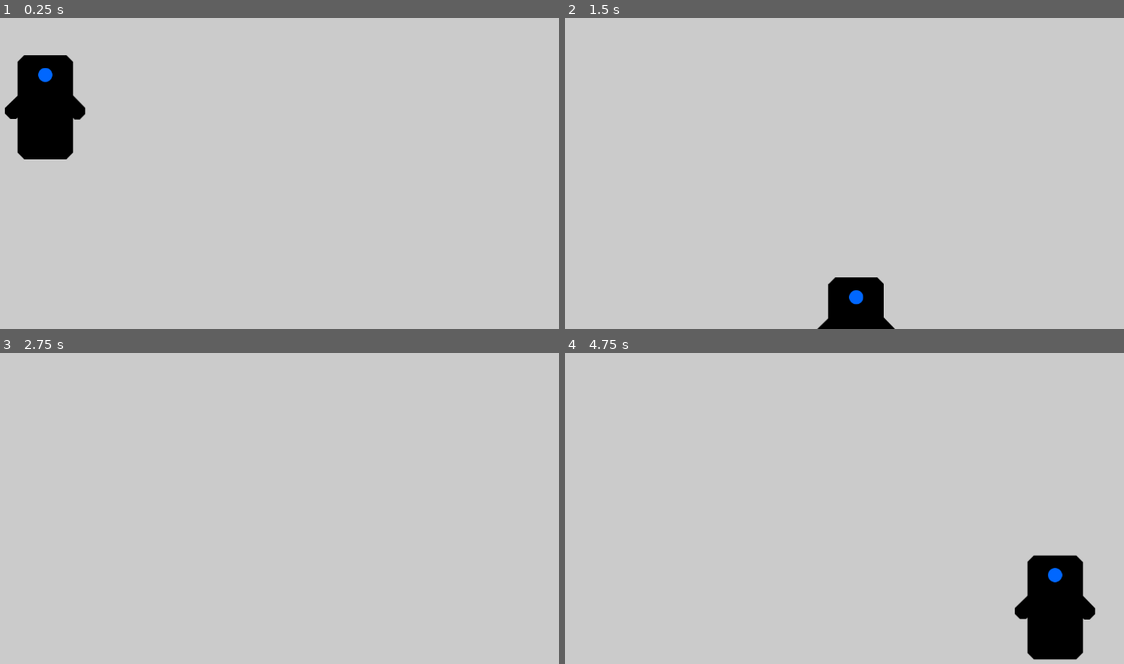
Above: before the commit, frames 1-4 (two rows, left to right).
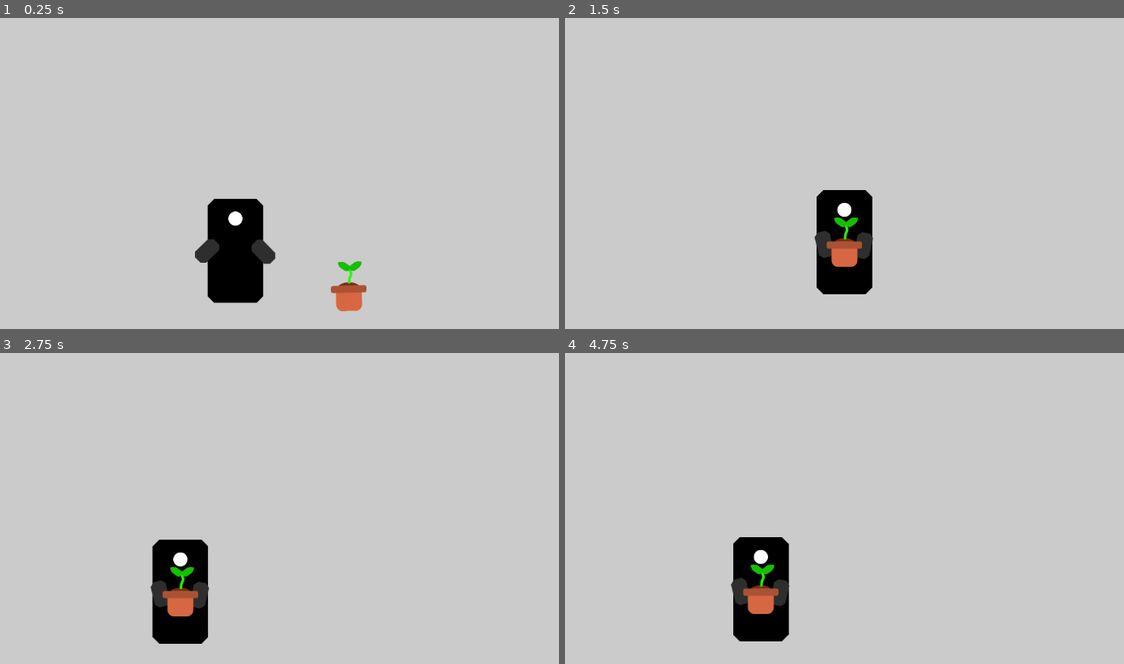
Above: after the commit, the same moments.

Repository: Cowa/A-drop-of-light
Game: Godot game, scene res://levels/LevelTest.tscn
The game is run twice, just before and just after one commit, with the same random seed, the same clock (stepped at 60 frames per second) and the same inputs.
Inputs:
- Up to frame 1 (0.25 s): no input
- Up to frame 2 (1.5 s): hold Right (ui_right) from 0.53 s (still down); tap Space (ui_select) at 0.6, 0.77, 1.07, 1.35 s
- Up to frame 3 (2.75 s): tap Space (ui_select) at 1.52, 1.82, 2.1 s; release Right (ui_right) at 2.03 s; hold Left (ui_left) from 2.03 s (still down)
- Up to frame 4 (4.75 s): release Left (ui_left) at 2.78 s; hold Right (ui_right) 2.78-4.28 s; tap Space (ui_select) at 2.85, 3.02, 3.32, 3.6, 3.77, 4.07, 4.35, 4.52 s; hold Left (ui_left) from 4.28 s (still down)

The runs differ from the first frame. In frame 1, 7.7% of the frame differs, in the area x 0-66%, y 11-95%; in frame 2, 4.2%; in frame 3, 3.3%; in frame 4, 6.9%.

Commit message:
Picking up Plant

Diff:
--- a/levels/LevelTest.tscn
+++ b/levels/LevelTest.tscn
@@ -1,6 +1,7 @@
-[gd_scene load_steps=2 format=2]
+[gd_scene load_steps=3 format=2]
 
 [ext_resource path="res://player/Player.tscn" type="PackedScene" id=1]
+[ext_resource path="res://plant/Plant.tscn" type="PackedScene" id=2]
 
 [node name="LevelTest" type="Node2D"]
 
@@ -13,6 +14,7 @@
 polygon = PoolVector2Array( -131, 221, -135, 363, 546, 367, 1784, 365, 1780, 195, 1524, 155, 1181, 150, 433, 265 )
 
 [node name="Player" parent="." instance=ExtResource( 1 )]
-run_speed = 500
-jump_speed = -800
-gravity = 2000
+position = Vector2( 340, 844 )
+
+[node name="Plant" parent="." instance=ExtResource( 2 )]
+position = Vector2( 565, 926 )
--- /dev/null
+++ b/plant/Plant.tscn
@@ -0,0 +1,33 @@
+[gd_scene load_steps=4 format=2]
+
+[ext_resource path="res://plant/plant.png" type="Texture" id=1]
+
+[sub_resource type="CapsuleShape2D" id=1]
+radius = 20.0
+height = 16.0
+
+[sub_resource type="RectangleShape2D" id=2]
+extents = Vector2( 29, 46 )
+
+[node name="Plant" type="RigidBody2D"]
+position = Vector2( 681, 407 )
+collision_layer = 4
+collision_mask = 2
+mass = 20.0
+
+[node name="Sprite" type="Sprite" parent="."]
+texture = ExtResource( 1 )
+
+[node name="PhysicsCollision" type="CollisionShape2D" parent="."]
+visible = false
+position = Vector2( 0, 21 )
+shape = SubResource( 1 )
+
+[node name="PickupShape" type="Area2D" parent="."]
+visible = false
+collision_layer = 16
+collision_mask = 0
+
+[node name="Shape" type="CollisionShape2D" parent="PickupShape"]
+position = Vector2( 0, 2 )
+shape = SubResource( 2 )
--- a/player/Player.gd
+++ b/player/Player.gd
@@ -9,13 +9,16 @@
 
 var velocity = Vector2.ZERO
 var jumping = false
-
 var input_movement = false
 
+var plant_detected = false
+var plant_holding = false
 ###
 
+
 func _ready():
-	pass
+	if not plant_holding:
+		$Pickup/Plant.hide()
 
 
 func _input(event):
@@ -23,12 +26,11 @@
 
 	var right = Input.is_action_pressed('ui_right')
 	var left = Input.is_action_pressed('ui_left')
-	var jump = Input.is_action_just_pressed('ui_select')
+	var jump = Input.is_action_just_pressed('ui_up')
 
 	input_movement = right or left
 
 	if jump and is_on_floor():
-		print("ok")
 		jumping = true
 		velocity.y = jump_speed
 	if right and not is_on_wall():
@@ -36,6 +38,16 @@
 	if left and not is_on_wall():
 		velocity.x -= run_speed
 
+#	if left:
+#		$Camera.offset_h = -1
+#	elif right:
+#		$Camera.offset_h = 1
+
+	if Input.is_action_just_pressed("ui_select") and plant_detected:
+		plant_detected.queue_free()
+		plant_holding = true
+		$Pickup/Plant.show()
+		$AnimationPlayer.play("flower_picking")
 
 
 func _physics_process(delta):
@@ -49,3 +61,16 @@
 		velocity.x = 0
 
 	velocity = move_and_slide(velocity, Vector2.UP, true, 4, deg2rad(80))
+
+
+func _on_Detection_body_entered(body):
+	if body.name == "Plant":
+		$AnimationPlayer.play("flower_detected")
+		plant_detected = body
+
+
+func _on_Detection_body_exited(body):
+	if body.name == "Plant":
+		if not plant_holding:
+			$AnimationPlayer.play_backwards("flower_detected")
+		plant_detected = null
--- a/player/Player.tscn
+++ b/player/Player.tscn
@@ -1,21 +1,248 @@
-[gd_scene load_steps=6 format=2]
+[gd_scene load_steps=10 format=2]
 
 [ext_resource path="res://player/body_player.png" type="Texture" id=1]
 [ext_resource path="res://player/arm_player.png" type="Texture" id=2]
 [ext_resource path="res://player/eye_player.png" type="Texture" id=3]
 [ext_resource path="res://player/Player.gd" type="Script" id=4]
+[ext_resource path="res://plant/Plant.tscn" type="PackedScene" id=5]
 
 [sub_resource type="CapsuleShape2D" id=1]
 radius = 48.0
 height = 92.0
+
+[sub_resource type="RectangleShape2D" id=2]
+extents = Vector2( 51, 41 )
+
+[sub_resource type="Animation" id=3]
+resource_name = "flower_detected"
+length = 0.25
+step = 0.05
+tracks/0/type = "value"
+tracks/0/path = NodePath("Body:scale")
+tracks/0/interp = 1
+tracks/0/loop_wrap = true
+tracks/0/imported = false
+tracks/0/enabled = true
+tracks/0/keys = {
+"times": PoolRealArray( 0, 0.25 ),
+"transitions": PoolRealArray( 1, 1 ),
+"update": 0,
+"values": [ Vector2( 1, 1 ), Vector2( 0.95, 0.854 ) ]
+}
+tracks/1/type = "value"
+tracks/1/path = NodePath("Body:position")
+tracks/1/interp = 1
+tracks/1/loop_wrap = true
+tracks/1/imported = false
+tracks/1/enabled = true
+tracks/1/keys = {
+"times": PoolRealArray( 0, 0.25 ),
+"transitions": PoolRealArray( 1, 1 ),
+"update": 0,
+"values": [ Vector2( 0, 0 ), Vector2( 0, 15 ) ]
+}
+tracks/2/type = "value"
+tracks/2/path = NodePath("Eye:position")
+tracks/2/interp = 1
+tracks/2/loop_wrap = true
+tracks/2/imported = false
+tracks/2/enabled = true
+tracks/2/keys = {
+"times": PoolRealArray( 0, 0.25 ),
+"transitions": PoolRealArray( 1, 1 ),
+"update": 0,
+"values": [ Vector2( 0, -64 ), Vector2( 0, -40 ) ]
+}
+tracks/3/type = "value"
+tracks/3/path = NodePath("LeftArm:rotation_degrees")
+tracks/3/interp = 1
+tracks/3/loop_wrap = true
+tracks/3/imported = false
+tracks/3/enabled = true
+tracks/3/keys = {
+"times": PoolRealArray( 0, 0.25 ),
+"transitions": PoolRealArray( 1, 1 ),
+"update": 0,
+"values": [ 0.0, -69.0 ]
+}
+tracks/4/type = "value"
+tracks/4/path = NodePath("RightArm:rotation_degrees")
+tracks/4/interp = 1
+tracks/4/loop_wrap = true
+tracks/4/imported = false
+tracks/4/enabled = true
+tracks/4/keys = {
+"times": PoolRealArray( 0, 0.25 ),
+"transitions": PoolRealArray( 1, 1 ),
+"update": 0,
+"values": [ 90.0, 156.0 ]
+}
+tracks/5/type = "value"
+tracks/5/path = NodePath("Eye:scale")
+tracks/5/interp = 1
+tracks/5/loop_wrap = true
+tracks/5/imported = false
+tracks/5/enabled = true
+tracks/5/keys = {
+"times": PoolRealArray( 0, 0.25 ),
+"transitions": PoolRealArray( 1, 1 ),
+"update": 0,
+"values": [ Vector2( 1, 1 ), Vector2( 1, 0.5 ) ]
+}
+tracks/6/type = "value"
+tracks/6/path = NodePath("LeftArm:position")
+tracks/6/interp = 1
+tracks/6/loop_wrap = true
+tracks/6/imported = false
+tracks/6/enabled = true
+tracks/6/keys = {
+"times": PoolRealArray( 0, 0.25 ),
+"transitions": PoolRealArray( 1, 1 ),
+"update": 0,
+"values": [ Vector2( -44, -12 ), Vector2( -43, 12 ) ]
+}
+tracks/7/type = "value"
+tracks/7/path = NodePath("RightArm:position")
+tracks/7/interp = 1
+tracks/7/loop_wrap = true
+tracks/7/imported = false
+tracks/7/enabled = true
+tracks/7/keys = {
+"times": PoolRealArray( 0, 0.25 ),
+"transitions": PoolRealArray( 1, 1 ),
+"update": 0,
+"values": [ Vector2( 42, -12 ), Vector2( 43, 12 ) ]
+}
+tracks/8/type = "value"
+tracks/8/path = NodePath("Pickup/Plant:position")
+tracks/8/interp = 1
+tracks/8/loop_wrap = true
+tracks/8/imported = false
+tracks/8/enabled = true
+tracks/8/keys = {
+"times": PoolRealArray( 0, 0.25 ),
+"transitions": PoolRealArray( 1, 1 ),
+"update": 0,
+"values": [ Vector2( 0, 0 ), Vector2( 0, 51 ) ]
+}
+
+[sub_resource type="Animation" id=4]
+resource_name = "flower_picking"
+length = 0.25
+step = 0.05
+tracks/0/type = "value"
+tracks/0/path = NodePath("Body:scale")
+tracks/0/interp = 1
+tracks/0/loop_wrap = true
+tracks/0/imported = false
+tracks/0/enabled = true
+tracks/0/keys = {
+"times": PoolRealArray( 0, 0.25 ),
+"transitions": PoolRealArray( 1, 1 ),
+"update": 0,
+"values": [ Vector2( 0.95, 0.854 ), Vector2( 1, 1 ) ]
+}
+tracks/1/type = "value"
+tracks/1/path = NodePath("Body:position")
+tracks/1/interp = 1
+tracks/1/loop_wrap = true
+tracks/1/imported = false
+tracks/1/enabled = true
+tracks/1/keys = {
+"times": PoolRealArray( 0, 0.25 ),
+"transitions": PoolRealArray( 1, 1 ),
+"update": 0,
+"values": [ Vector2( 0, 15 ), Vector2( 0, 0 ) ]
+}
+tracks/2/type = "value"
+tracks/2/path = NodePath("Eye:position")
+tracks/2/interp = 1
+tracks/2/loop_wrap = true
+tracks/2/imported = false
+tracks/2/enabled = true
+tracks/2/keys = {
+"times": PoolRealArray( 0, 0.25 ),
+"transitions": PoolRealArray( 1, 1 ),
+"update": 0,
+"values": [ Vector2( 0, -40 ), Vector2( 0, -64 ) ]
+}
+tracks/3/type = "value"
+tracks/3/path = NodePath("LeftArm:rotation_degrees")
+tracks/3/interp = 1
+tracks/3/loop_wrap = true
+tracks/3/imported = false
+tracks/3/enabled = false
+tracks/3/keys = {
+"times": PoolRealArray( 0, 0.25 ),
+"transitions": PoolRealArray( 1, 1 ),
+"update": 0,
+"values": [ -69.0, 0.0 ]
+}
+tracks/4/type = "value"
+tracks/4/path = NodePath("RightArm:rotation_degrees")
+tracks/4/interp = 1
+tracks/4/loop_wrap = true
+tracks/4/imported = false
+tracks/4/enabled = false
+tracks/4/keys = {
+"times": PoolRealArray( 0, 0.25 ),
+"transitions": PoolRealArray( 1, 1 ),
+"update": 0,
+"values": [ 156.0, 90.0 ]
+}
+tracks/5/type = "value"
+tracks/5/path = NodePath("Eye:scale")
+tracks/5/interp = 1
+tracks/5/loop_wrap = true
+tracks/5/imported = false
+tracks/5/enabled = true
+tracks/5/keys = {
+"times": PoolRealArray( 0, 0.25 ),
+"transitions": PoolRealArray( 1, 1 ),
+"update": 0,
+"values": [ Vector2( 1, 0.5 ), Vector2( 1, 1 ) ]
+}
+tracks/6/type = "value"
+tracks/6/path = NodePath("LeftArm:position")
+tracks/6/interp = 1
+tracks/6/loop_wrap = true
+tracks/6/imported = false
+tracks/6/enabled = true
+tracks/6/keys = {
+"times": PoolRealArray( 0, 0.25 ),
+"transitions": PoolRealArray( 1, 1 ),
+"update": 0,
+"values": [ Vector2( -43, 12 ), Vector2( -44, -12 ) ]
+}
+tracks/7/type = "value"
+tracks/7/path = NodePath("RightArm:position")
+tracks/7/interp = 1
+tracks/7/loop_wrap = true
+tracks/7/imported = false
+tracks/7/enabled = true
+tracks/7/keys = {
+"times": PoolRealArray( 0, 0.25 ),
+"transitions": PoolRealArray( 1, 1 ),
+"update": 0,
+"values": [ Vector2( 43, 12 ), Vector2( 42, -12 ) ]
+}
+tracks/8/type = "value"
+tracks/8/path = NodePath("Pickup/Plant:position")
+tracks/8/interp = 1
+tracks/8/loop_wrap = true
+tracks/8/imported = false
+tracks/8/enabled = true
+tracks/8/keys = {
+"times": PoolRealArray( 0, 0.25 ),
+"transitions": PoolRealArray( 1, 1 ),
+"update": 0,
+"values": [ Vector2( 0, 51 ), Vector2( 0, 0 ) ]
+}
 
 [node name="Player" type="KinematicBody2D"]
 position = Vector2( 264, 214 )
 collision_mask = 2
 script = ExtResource( 4 )
-run_speed = null
-jump_speed = null
-gravity = null
 
 [node name="Body" type="Sprite" parent="."]
 texture = ExtResource( 1 )
@@ -25,17 +252,47 @@
 texture = ExtResource( 3 )
 
 [node name="LeftArm" type="Sprite" parent="."]
-position = Vector2( -56, 0 )
+position = Vector2( -44, -12 )
 texture = ExtResource( 2 )
+offset = Vector2( -12, 12 )
 
 [node name="RightArm" type="Sprite" parent="."]
-position = Vector2( 56, 0 )
+position = Vector2( 42, -12 )
 rotation = 1.5708
 texture = ExtResource( 2 )
+offset = Vector2( 14.0354, -13.3463 )
+
+[node name="Pickup" type="Node2D" parent="."]
+
+[node name="Plant" parent="Pickup" instance=ExtResource( 5 )]
+position = Vector2( 0, 0 )
+collision_layer = 0
+collision_mask = 0
+mode = 1
 
 [node name="Collision" type="CollisionShape2D" parent="."]
+visible = false
 position = Vector2( 0, 7 )
 shape = SubResource( 1 )
 __meta__ = {
 "_edit_lock_": true
 }
+
+[node name="Detection" type="Area2D" parent="."]
+visible = false
+collision_mask = 4
+
+[node name="Shape" type="CollisionShape2D" parent="Detection"]
+position = Vector2( 0, 57 )
+shape = SubResource( 2 )
+
+[node name="Camera" type="Camera2D" parent="."]
+offset = Vector2( 0, -200 )
+current = true
+smoothing_enabled = true
+
+[node name="AnimationPlayer" type="AnimationPlayer" parent="."]
+anims/flower_detected = SubResource( 3 )
+anims/flower_picking = SubResource( 4 )
+[connection signal="body_entered" from="Detection" to="." method="_on_Detection_body_entered"]
+[connection signal="body_exited" from="Detection" to="." method="_on_Detection_body_exited"]
--- a/project.godot
+++ b/project.godot
@@ -33,6 +33,10 @@
 2d_physics/layer_3="Plant"
 2d_physics/layer_4="Enemy"
 
+[physics]
+
+2d/default_gravity=2000
+
 [rendering]
 
 environment/default_clear_color=Color( 0.8, 0.8, 0.8, 1 )
Binary file added: plant/plant.png
Not shown, added: plant/plant.png.import
Binary file changed: player/arm_player.png
Binary file changed: player/eye_player.png
